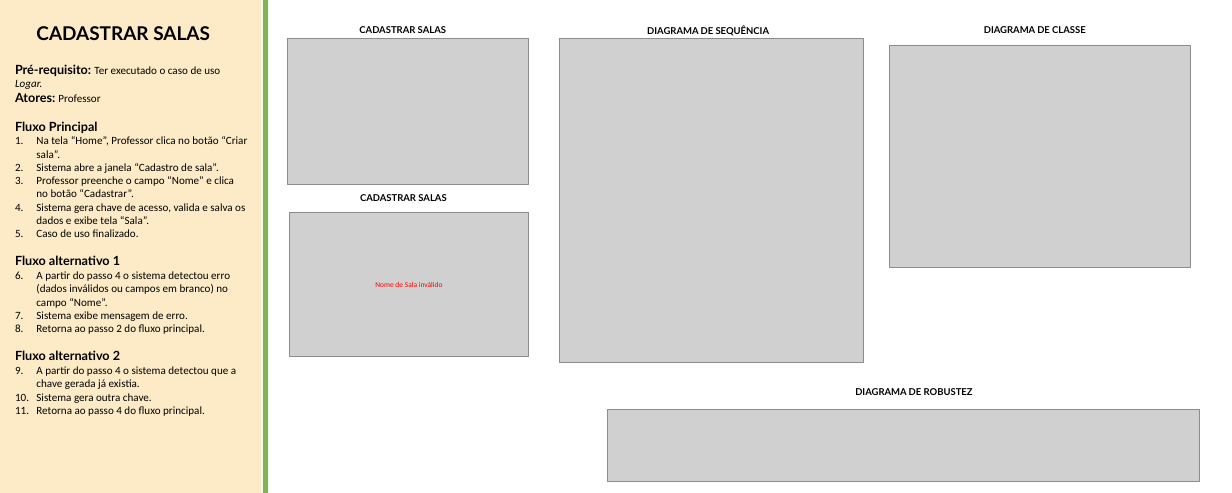
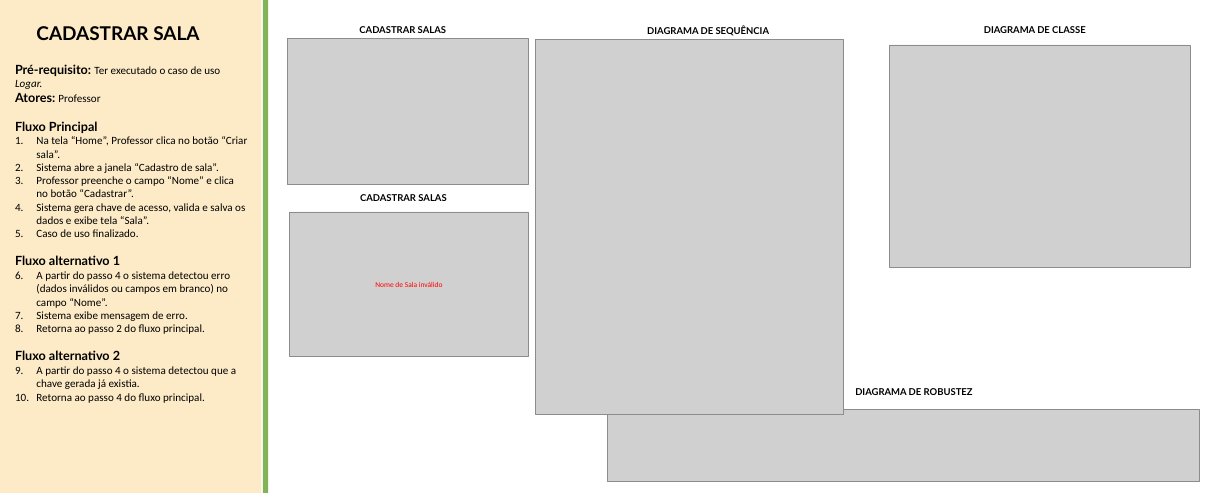
Before and after one commit to NathanReis/FTT-Recicla, a slide deck: slide 4 of DocumentacaoProjeto/Board_Projeto_Recicla.pptx. Drawn at 1232x493 pixels with LibreOffice and Linux fonts; fonts in the diff are those of the drawing; grey boxes stand for pictures. Boxes give left, top, right and bottom in pixels: in the first picture for what was removed or moved away, otherwise in the second. Text is boxed around its words. In the diff, an @@ line names an element or a change of style, - is before the commit and + after.

```diff
--- a/DocumentacaoProjeto/Board_Projeto_Recicla.pptx
+++ b/DocumentacaoProjeto/Board_Projeto_Recicla.pptx
@@ text at (x1=36, y1=26, x2=199, y2=40): text changed @@
-CADASTRAR SALAS
+CADASTRAR SALA
@@ picture resized from (x1=559, y1=38, x2=863, y2=362) to (x1=535, y1=39, x2=843, y2=414) @@
@@ text at (x1=36, y1=393, x2=152, y2=403): paragraph removed @@
-2. Sistema gera outra chave.
```
Also in this commit, not shown: 8 other slides changed, 21 other files.
